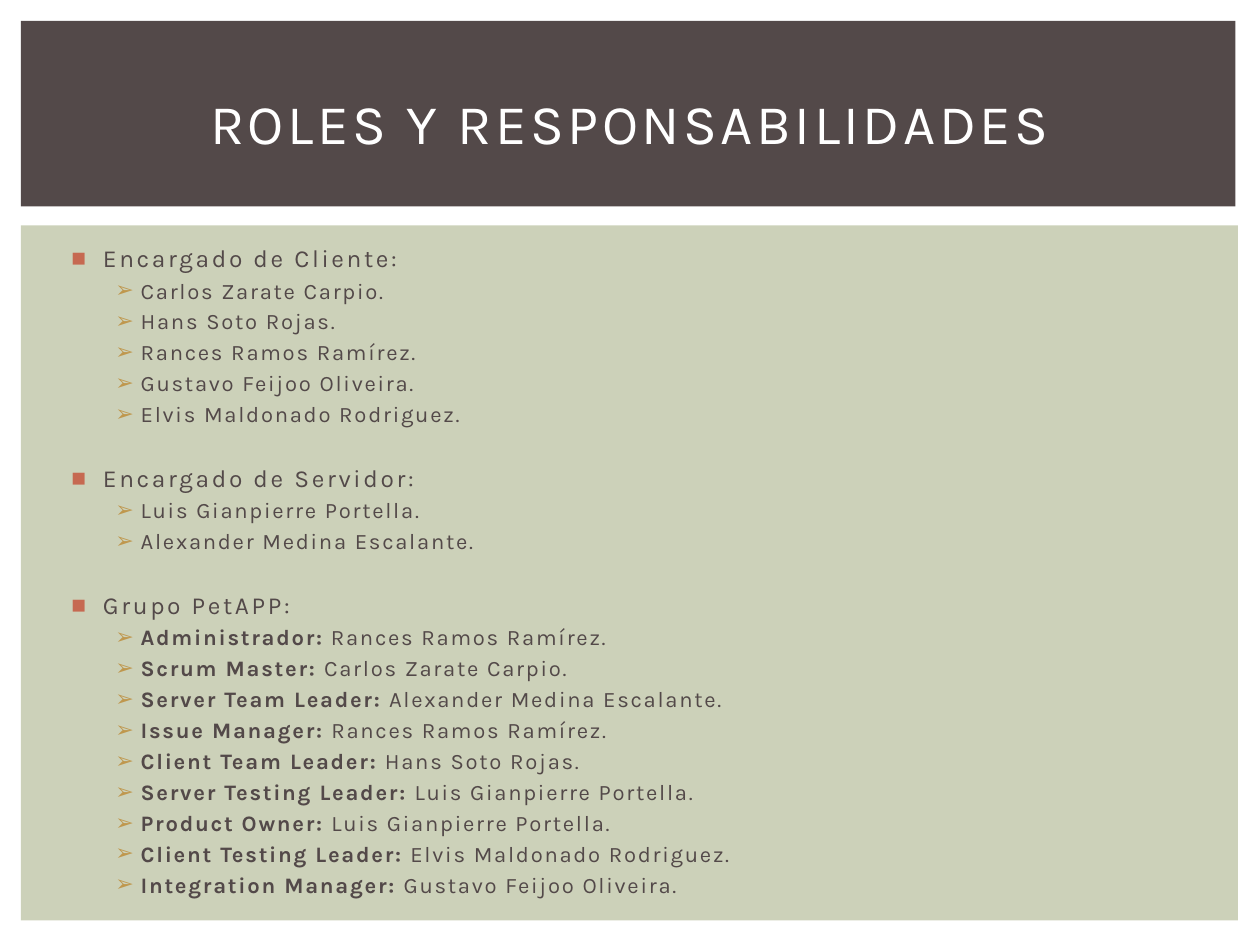
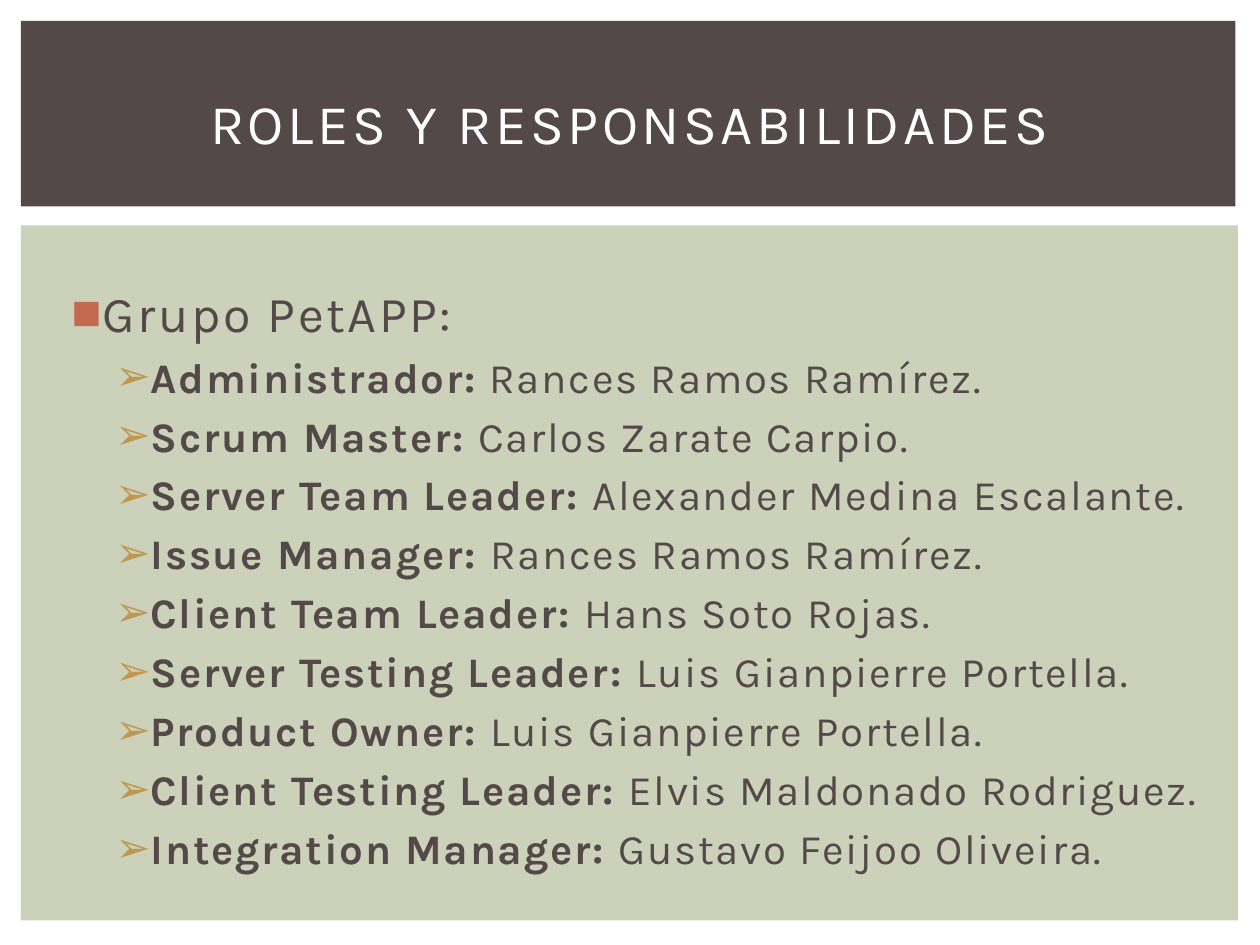
Before and after one commit to gianpierrepb/PetAPPEVO, a slide deck: slide 7 of Documentos/PETAPP.pptx (slide 2 before the commit). Drawn at 1260x945 pixels with LibreOffice and Linux fonts; fonts in the diff are those of the drawing. Boxes give left, top, right and bottom in pixels: in the first picture for what was removed or moved away, otherwise in the second. Text is boxed around its words. In the diff, an @@ line names an element or a change of style, - is before the commit and + after.

```diff
--- a/Documentos/PETAPP.pptx
+++ b/Documentos/PETAPP.pptx
@@ text "Grupo PetAPP:" at (103,300,1196,865): size 14 to 28.7 pt in "Grupo PetAPP:"; size 12.6 to 24.1 pt; more space between paragraphs @@
@@ text at (141,284,473,549): paragraphs removed @@
-■ Encargado de Cliente:
-  ➢ Carlos Zarate Carpio.
-  ➢ Hans Soto Rojas.
-  ➢ Rances Ramos Ramírez.
-  ➢ Gustavo Feijoo Oliveira.
-  ➢ Elvis Maldonado Rodriguez.
-■ Encargado de Servidor:
-  ➢ Luis Gianpierre Portella.
-  ➢ Alexander Medina Escalante.
```
Also in this commit, not shown: 5 slides added, 2 other files.
